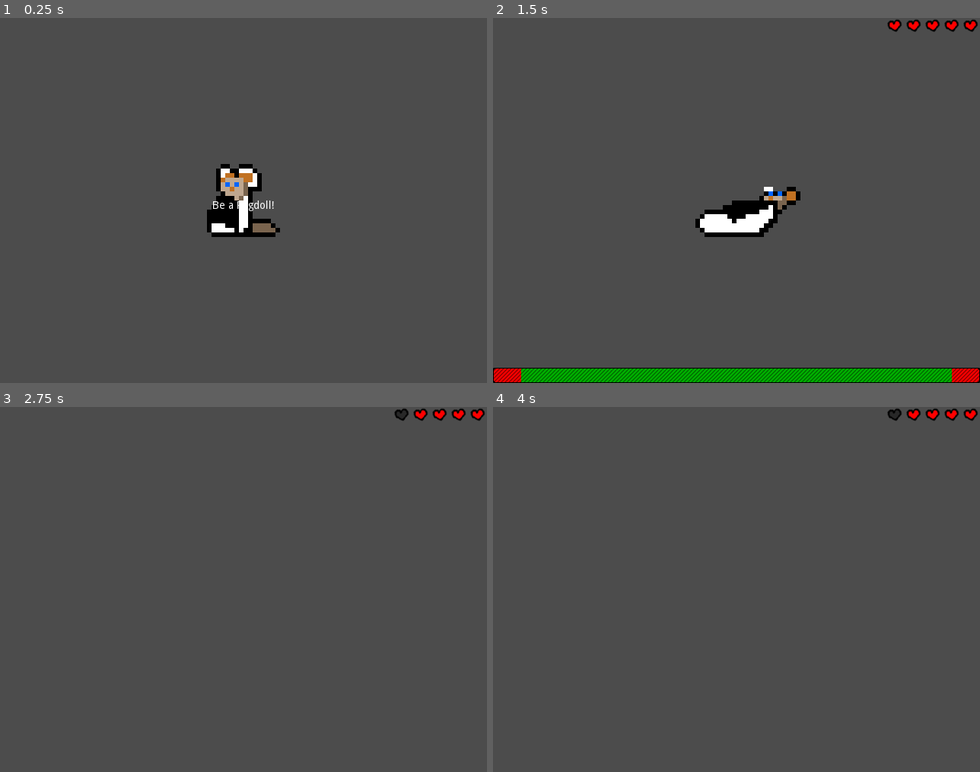
Above: before the commit, frames 1-4 (two rows, left to right).
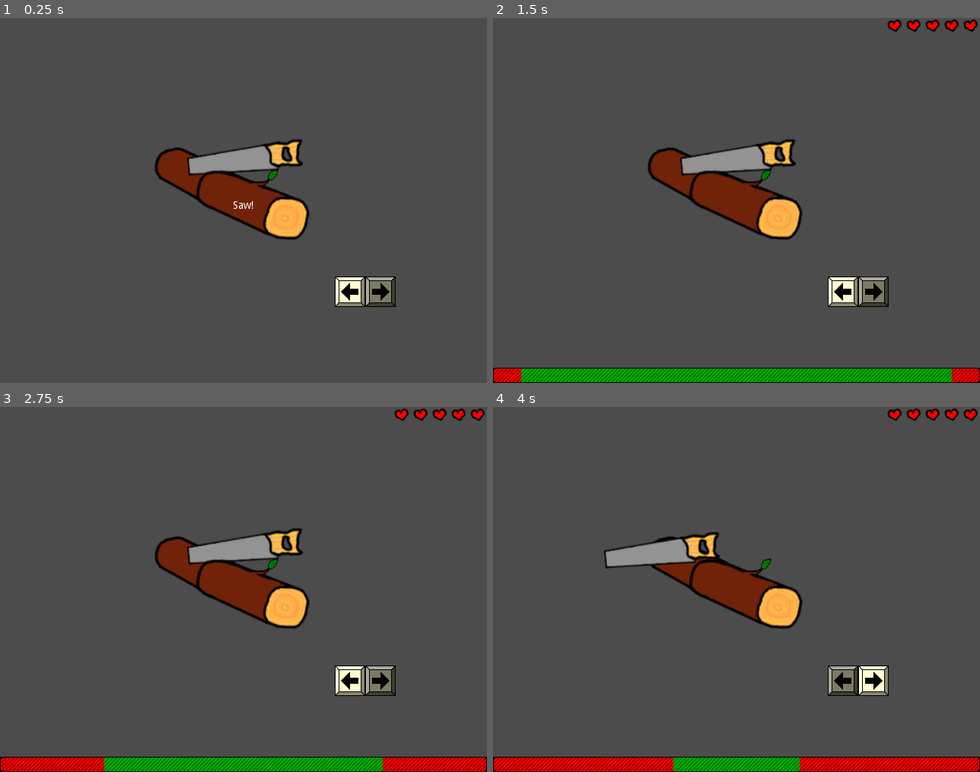
Above: after the commit, the same moments.

Repository: swashdev/minigame-madness
Game: Godot game, scene res://master/scenes/main.tscn
The game is run twice, just before and just after one commit, with the same random seed, the same clock (stepped at 60 frames per second) and the same inputs.
Inputs:
- Up to frame 1 (0.25 s): no input
- Up to frame 2 (1.5 s): hold Right (ui_right) 0.53-1.28 s; tap Space (ui_select) at 0.77 s; hold Down (ui_down) from 1.28 s (still down)
- Up to frame 3 (2.75 s): tap Space (ui_select) at 1.52 s; release Down (ui_down) at 2.03 s; hold Right (ui_right) from 2.03 s (still down)
- Up to frame 4 (4 s): release Right (ui_right) at 2.78 s; hold Up (ui_up) 2.78-3.53 s; tap Space (ui_select) at 3.02, 3.77 s; hold Left (ui_left) from 3.53 s (still down)

The runs differ from the first frame. In frame 1, 6.5% of the frame differs, in the area x 31-82%, y 33-80%; in frame 2, 6.6%; in frame 3, 10%, in the area x 0-100%, y 0-100%; in frame 4, 9.8%.

Commit message:
add the "saw" minigame to the queue.

Diff:
--- a/master/scenes/minigame_canvas.tscn
+++ b/master/scenes/minigame_canvas.tscn
@@ -1,8 +1,10 @@
-[gd_scene load_steps=3 format=2]
+[gd_scene load_steps=4 format=2]
 
 [ext_resource path="res://master/scripts/minigame_canvas.gd" type="Script" id=1]
 [ext_resource path="res://mini/ragdoll/scenes/ragdoll.tscn" type="PackedScene" id=2]
+[ext_resource path="res://mini/saw/scenes/saw_minigame.tscn" type="PackedScene" id=3]
 
 [node name="MinigameCanvas" type="Node2D"]
 script = ExtResource( 1 )
 Minigame1 = ExtResource( 2 )
+Minigame2 = ExtResource( 3 )
--- a/master/scripts/main.gd
+++ b/master/scripts/main.gd
@@ -62,6 +62,7 @@
 	current_minigame = []
 	list_minigames = [
 		$MinigameCanvas.RAGDOLL,
+		$MinigameCanvas.SAW,
 		# Leading comma on last element intentional for diff files
 		]
 
--- a/master/scripts/minigame_canvas.gd
+++ b/master/scripts/minigame_canvas.gd
@@ -13,11 +13,13 @@
 enum \
 {
 	RAGDOLL, # ragdoll.tscn
+	SAW, # saw_minigame.tscn
 	# Leading comment on last element intentional for diff files.
 }
 
 # Packed scenes which indicate which minigames to instance.
 export (PackedScene) var Minigame1 # Ragdoll
+export (PackedScene) var Minigame2 # Saw
 
 # The minigame currently in progress.
 var _minigame: Minigame setget set_minigame
@@ -34,6 +36,8 @@
 	match minigame_id:
 		RAGDOLL:
 			_minigame = Minigame1.instance()
+		SAW:
+			_minigame = Minigame2.instance()
 
 	_minigame.connect( "won", self, "_on_Minigame_won" )
 	_minigame.connect( "lost", self, "_on_Minigame_lost" )
